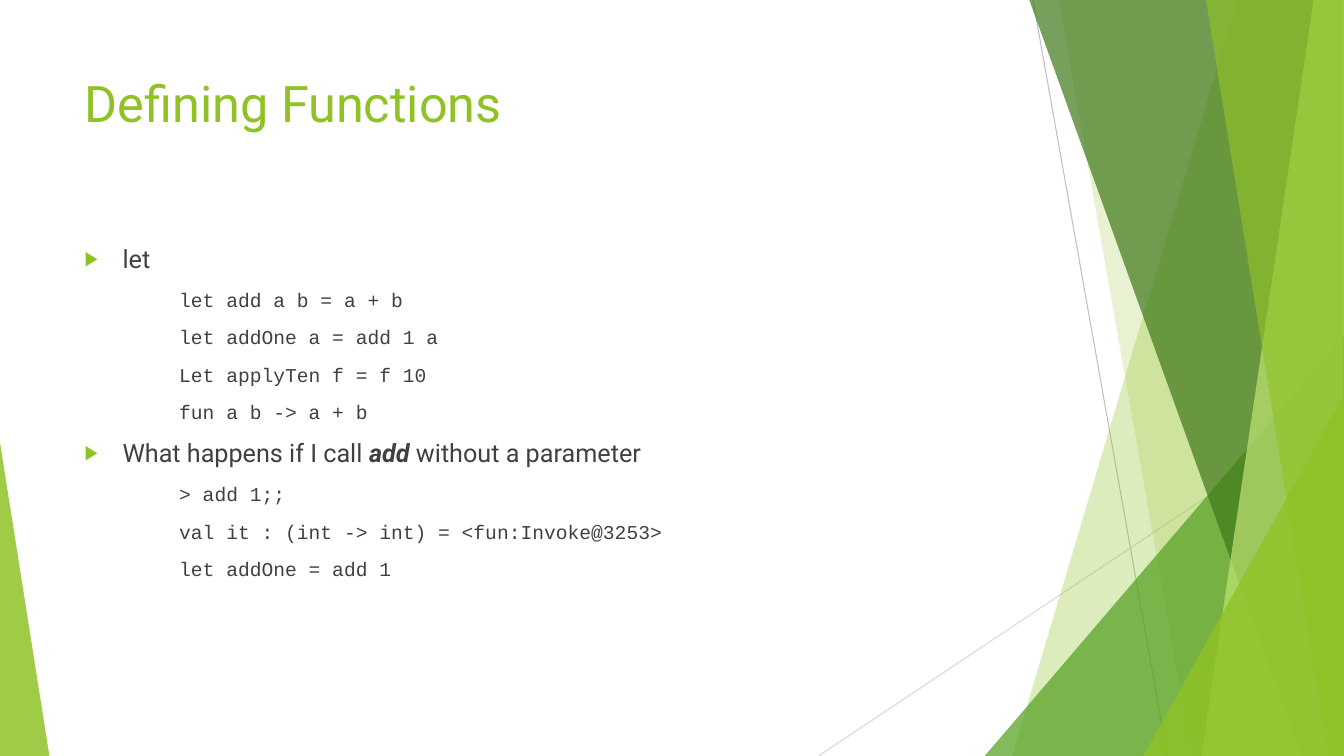
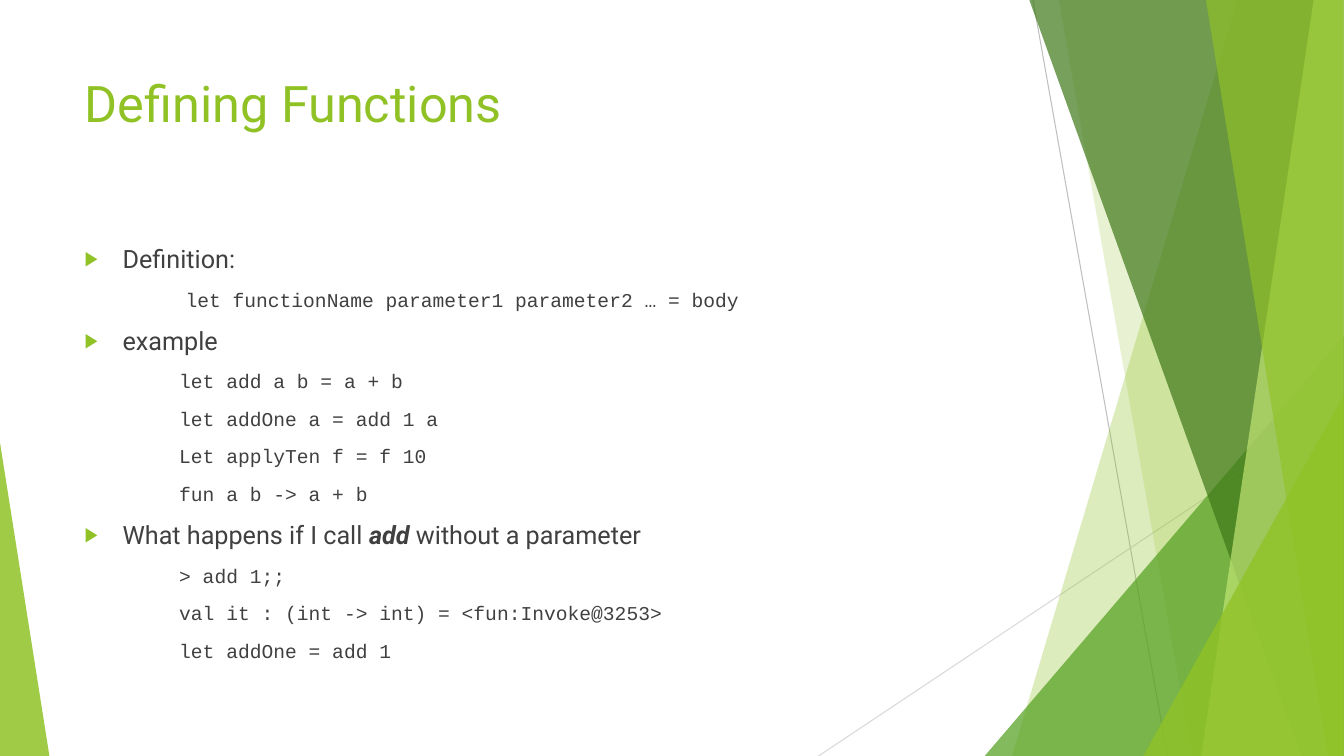
Before and after one commit to danielepo/F-Bootcamp, a slide deck: slide 32 of Presentation/Functional Programming with FSharp.pptx (slide 33 before the commit). Drawn at 1344x756 pixels with LibreOffice and Linux fonts; fonts in the diff are those of the drawing. Boxes give left, top, right and bottom in pixels: in the first picture for what was removed or moved away, otherwise in the second. Text is boxed around its words. In the diff, an @@ line names an element or a change of style, - is before the commit and + after.

```diff
--- a/Presentation/Functional Programming with FSharp.pptx
+++ b/Presentation/Functional Programming with FSharp.pptx
@@ text at (123, 249, 739, 355): text changed; size 18 to 14 pt; font Roboto to Courier New @@
-▶ let
+▶ Definition:
+  let functionName parameter1 parameter2 … = body
+▶ example
```
Also in this commit, not shown: 23 other slides changed, 1 slide removed.
